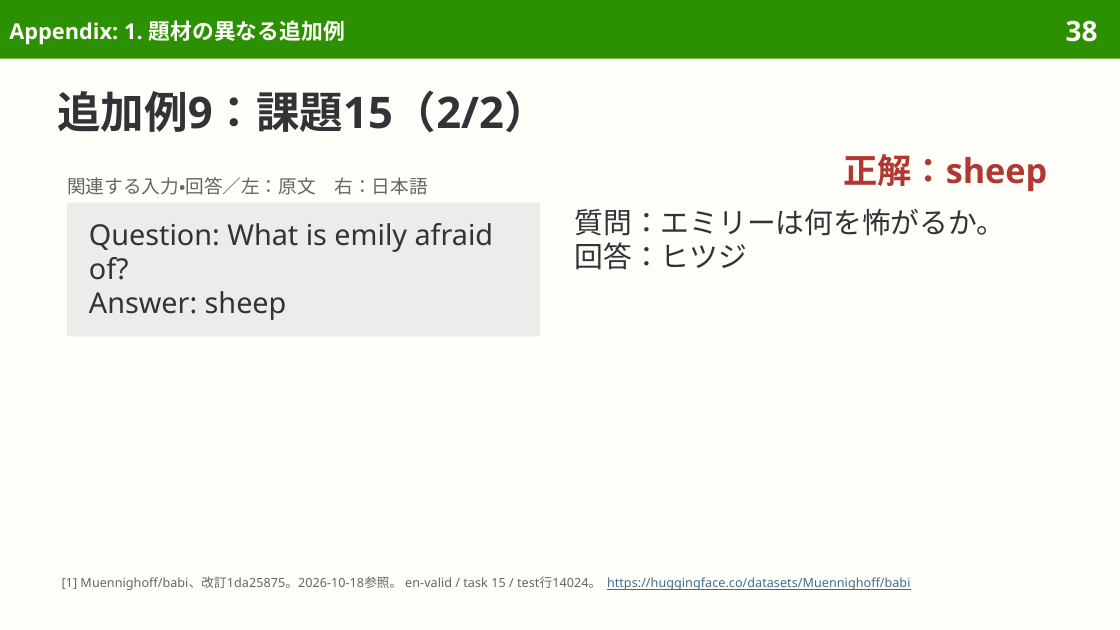
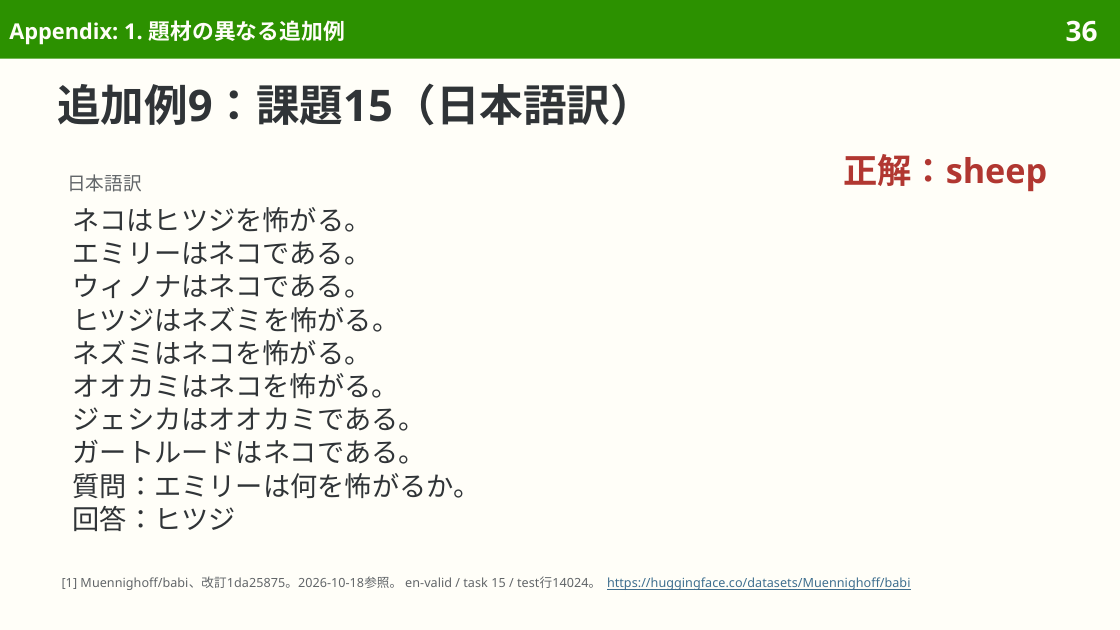
Before and after one commit to sasakiy84/datasets-in-10-minutes, a slide deck: slide 36 of slides/datasets-in-10-minutes-babi.pptx (slide 38 before the commit). Drawn at 1120x630 pixels with LibreOffice and Linux fonts; fonts in the diff are those of the drawing. Boxes give left, top, right and bottom in pixels: in the first picture for what was removed or moved away, otherwise in the second. Text is boxed around its words. In the diff, an @@ line names an element or a change of style, - is before the commit and + after.

```diff
--- a/slides/datasets-in-10-minutes-babi.pptx
+++ b/slides/datasets-in-10-minutes-babi.pptx
@@ page number at (1066,20,1098,42): text changed @@
-38
+36
@@ title at (57,83,654,125): text changed @@
-追加例9：課題15（2/2）
+追加例9：課題15（日本語訳）
@@ text removed at (67,177,428,195) @@
-関連する入力・回答／左：原文 右：日本語
@@ text added at (67,174,142,192), 12 pt, text #626669 @@
+日本語訳
@@ rectangle removed at (67,203,540,337) @@
-Question: What is emily afraid of?
-Answer: sheep
@@ text added at (73,207,481,531), 17.5 pt, text #303437 @@
+ネコはヒツジを怖がる。
+エミリーはネコである。
+ウィノナはネコである。
+ヒツジはネズミを怖がる。
+ネズミはネコを怖がる。
+オオカミはネコを怖がる。
+ジェシカはオオカミである。
+ガートルードはネコである。
+質問：エミリーは何を怖がるか。
+回答：ヒツジ
@@ text removed at (575,208,1006,270) @@
-質問：エミリーは何を怖がるか。
-回答：ヒツジ
```
Also in this commit, not shown: 3 other slides changed, 2 slides removed, 9 other files.
